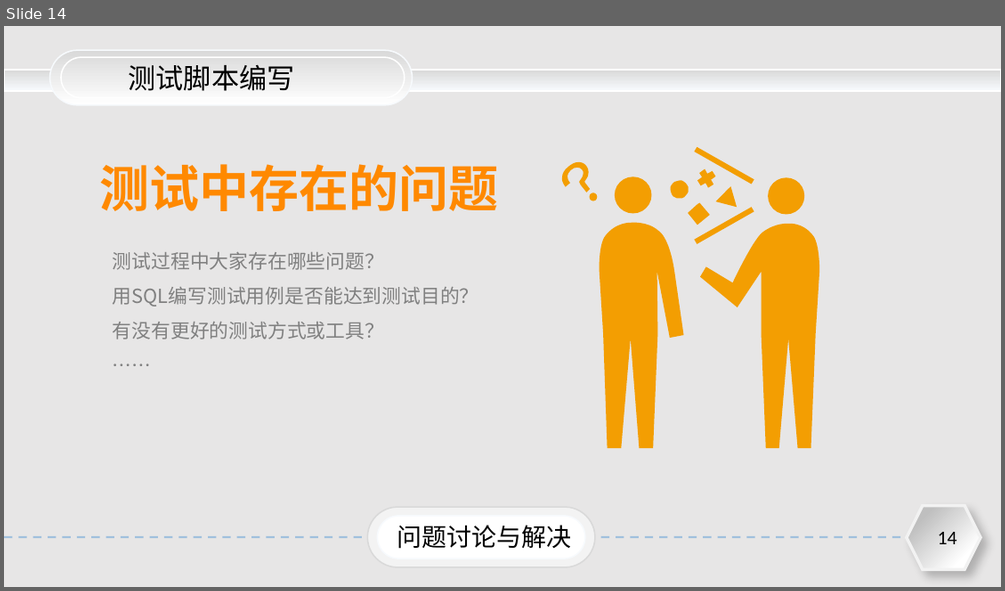
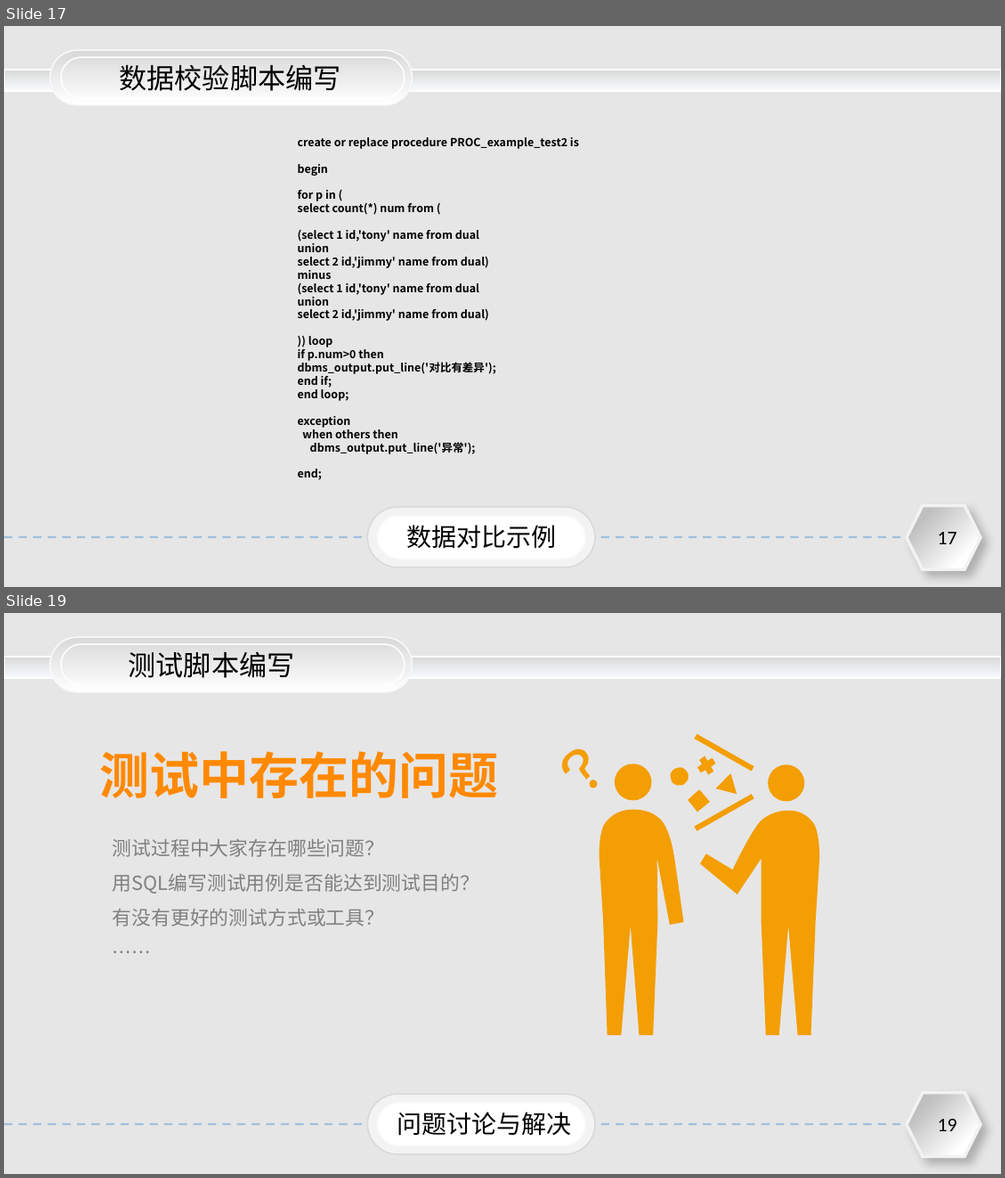
Before and after one commit to jimmyue/skills, a slide deck: 如何用SQL编写测试用例.pptx. Shown one above the other, each under a label of ours: slide 14 before the commit, slides 17 and 19 after it; the slides between them are not shown. The pictures are 1005x591 and 1005x1178 pixels, drawn with LibreOffice and Linux fonts; fonts in the diff are those of the drawing. Boxes give left, top, right and bottom in pixels: in the first picture for what was removed or moved away, otherwise in the second. Text is boxed around its words. In the diff, an @@ line names an element or a change of style, - is before the commit and + after.

```diff
--- a/如何用SQL编写测试用例.pptx
+++ b/如何用SQL编写测试用例.pptx
@@ slide 17 added at (x1=4, y1=26, x2=1001, y2=587), background #E7E6E6; not listed: 8 template elements that a slide beside it also shows @@
@@ text added at (x1=119, y1=64, x2=340, y2=91), 20 pt, text #000000 @@
+数据校验脚本编写
@@ text added at (x1=298, y1=137, x2=579, y2=480), 8 pt, text #000000, bold @@
+create or replace procedure PROC_example_test2 is
+begin
+for p in (
+select count(*) num from (
+(select 1 id,'tony' name from dual
+union
+select 2 id,'jimmy' name from dual)
+minus
+(select 1 id,'tony' name from dual
+union
+select 2 id,'jimmy' name from dual)
+)) loop
+if p.num>0 then
+dbms_output.put_line('对比有差异');
+end if;
+end loop;
+exception
+when others then
+dbms_output.put_line('异常');
+end;
@@ text added at (x1=406, y1=524, x2=556, y2=548), 18 pt, text #000000 @@
+数据对比示例
@@ what was slide 14 is now slide 19 @@
@@ page number at (x1=938, y1=1119, x2=957, y2=1131): text changed @@
-14
+19
```
Also in this commit, not shown: 9 slides changed, 7 other slides added, 3 slides removed.
